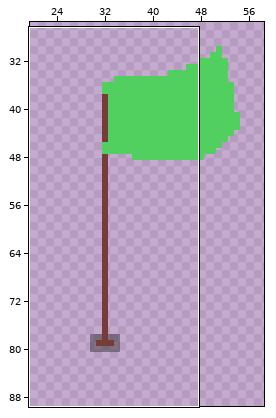
File history of a pixel-art file, Assets/T_Flag.aseprite. The first picture is a wide view before the edit; the outline marks the close-up.
Close-up. The starting point:
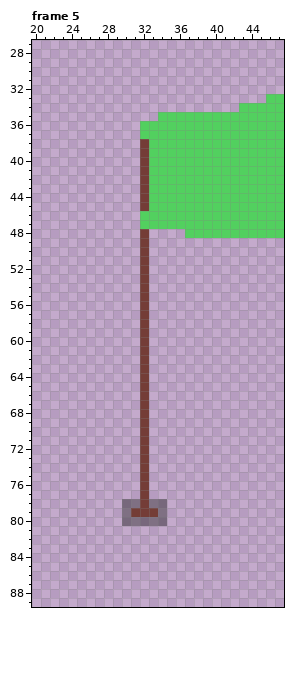
64x128 pixels, 5 frames. Shown: frame 5: x 20..47, y 27..89. The wide view leaves out empty margins. The commit also changed other frames or places, which this record leaves out.
Once edited:
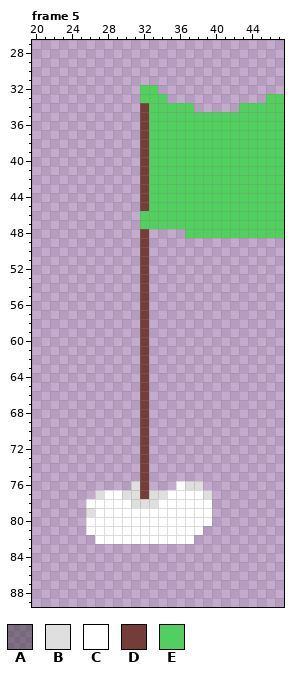
Palette (. is transparent): A #26262670  B #dfdfdf  C #ffffff  D #743d37  E #52d05f
Change:
Changed rows in their new state; - is an unchanged pixel.
Frame 5:
first column x 32:
32 EE----
33 EEE---
34 DEEEEE
35 DE----
36 D-----
37 D-----
first column x 26:
76 -----B----CBB-
77 -BCCBB-BBCCCCB
78 CCCCCBBBCCCCCC
79 BCCCCCCCCCCCCC
80 CCCCCCCCCCCCCC
81 CCCCCCCCCCCCC-
82 -CCCCCCCCCCC--
Where, in picture pixels (left, top, right, bottom), the same in both close-ups:
changed: (140, 85, 194, 139)
changed: (86, 481, 212, 544)
